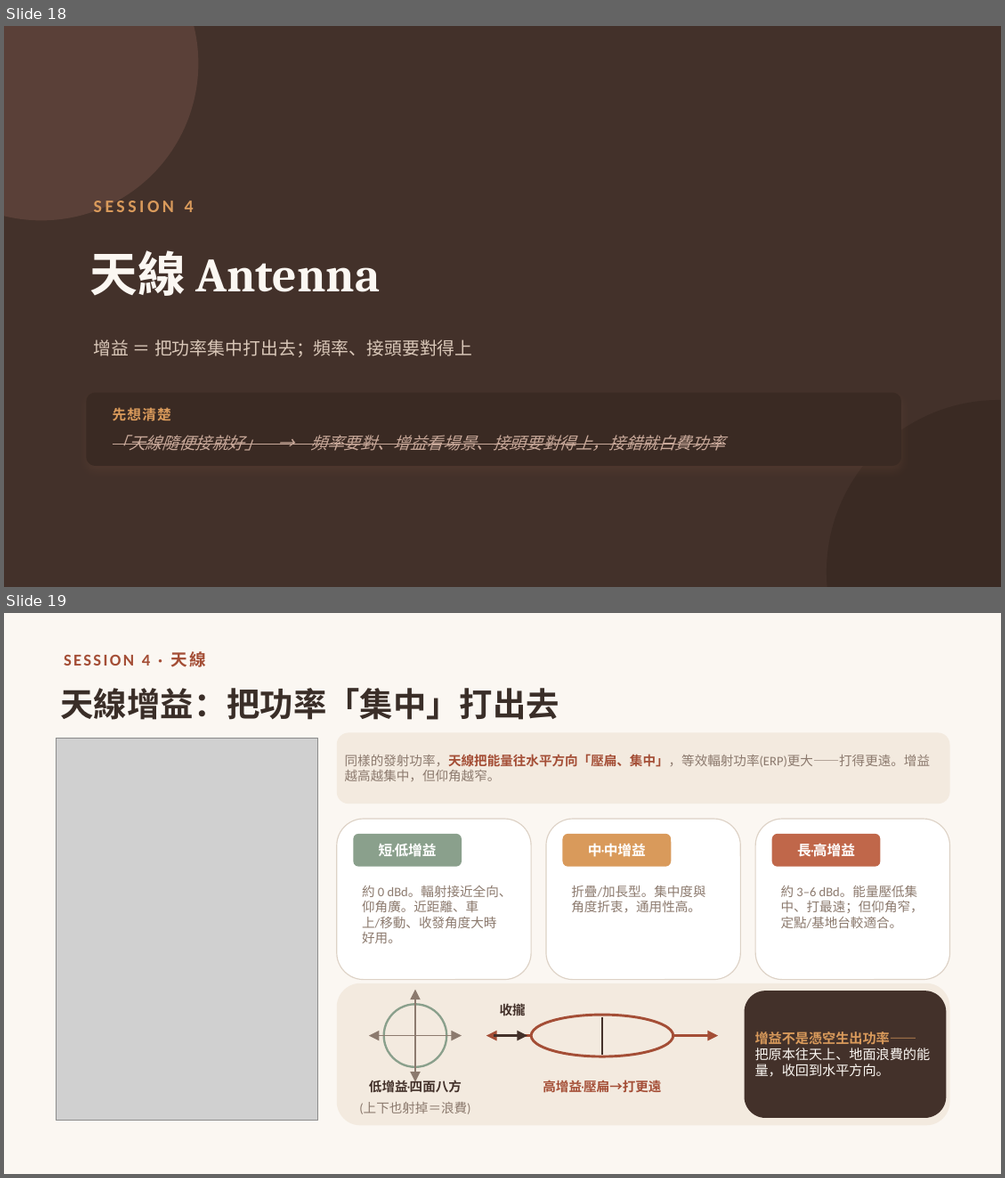
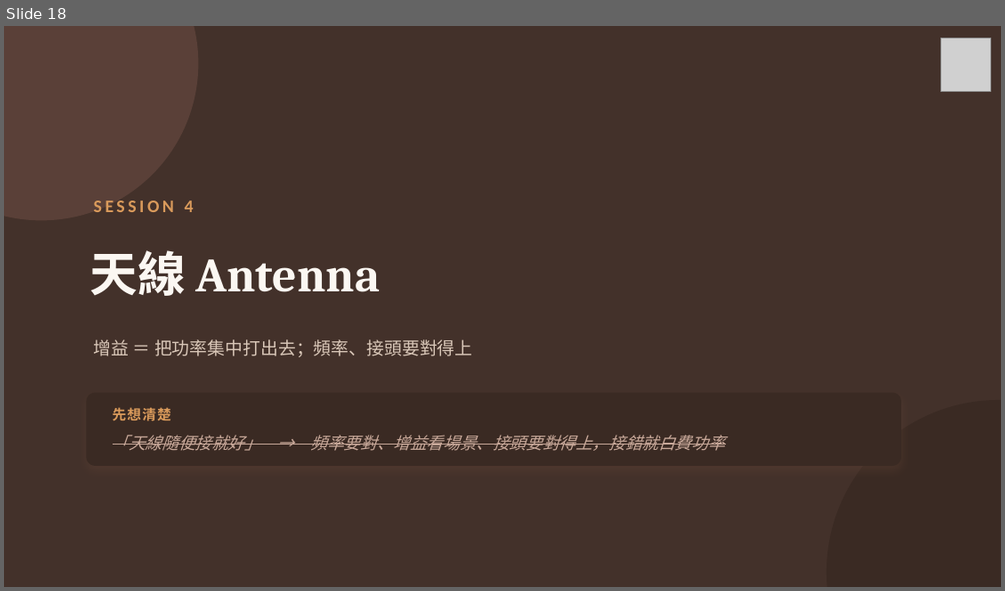
Before and after one commit to winson3QQ/Radio-Advanced, a slide deck: 投影片/進階無線電_第一節_課程投影片.pptx. Shown one above the other, each under a label of ours: slides 18 and 19 before the commit, slide 18 after it. The pictures are 1005x1178 and 1005x591 pixels, drawn with LibreOffice and Linux fonts; fonts in the diff are those of the drawing; grey boxes stand for pictures. Boxes give left, top, right and bottom in pixels: in the first picture for what was removed or moved away, otherwise in the second. Text is boxed around its words. In the diff, an @@ line names an element or a change of style, - is before the commit and + after.

```diff
--- a/投影片/進階無線電_第一節_課程投影片.pptx
+++ b/投影片/進階無線電_第一節_課程投影片.pptx
@@ slide 19 removed at [4,613,1001,1174], background #FBF7F2 @@
@@ text removed at [64,651,206,667] @@
-SESSION 4 · 天線
@@ text removed at [61,688,559,720] @@
-天線增益：把功率「集中」打出去
@@ picture removed at [57,738,318,1121] @@
@@ rounded rectangle removed at [337,732,950,803] @@
-同樣的發射功率，天線把能量往水平方向「壓扁、集中」，等效輻射功率(ERP)更大——打得更遠。增益越高越集中，但仰角越窄。
@@ rounded rectangle removed at [337,819,531,980] @@
@@ rounded rectangle removed at [546,819,741,980] @@
@@ rounded rectangle removed at [755,819,950,980] @@
@@ rounded rectangle removed at [353,834,461,867] @@
-短·低增益
@@ rounded rectangle removed at [563,834,671,867] @@
-中·中增益
@@ rounded rectangle removed at [772,834,881,867] @@
-長·高增益
@@ text removed at [362,885,512,943] @@
-約 0 dBd。輻射接近全向、仰角廣。近距離、車上/移動、收發角度大時好用。
@@ text removed at [571,885,705,912] @@
-折疊/加長型。集中度與角度折衷，通用性高。
@@ text removed at [781,885,923,928] @@
-約 3–6 dBd。能量壓低集中、打最遠；但仰角窄，定點/基地台較適合。
@@ rounded rectangle removed at [337,983,950,1126] @@
@@ ellipse removed at [384,1004,446,1067] @@
@@ arrow removed from (415, 1036) to (415, 989) @@
@@ text removed at [500,1001,526,1018] @@
-收攏
@@ rounded rectangle removed at [744,990,947,1118] @@
-增益不是憑空生出功率——
-把原本往天上、地面浪費的能量，收回到水平方向。
@@ arrow removed from (415, 1036) to (369, 1036) @@
@@ line removed from (415, 1013) to (415, 1058) @@
@@ arrow removed from (415, 1036) to (415, 1082) @@
@@ arrow removed from (415, 1036) to (461, 1036) @@
@@ arrow removed from (531, 1036) to (486, 1036) @@
@@ arrow removed from (494, 1036) to (527, 1036) @@
@@ ellipse removed at [531,1014,673,1056] @@
@@ line removed from (602, 1017) to (602, 1054) @@
@@ arrow removed from (673, 1036) to (718, 1036) @@
@@ text removed at [369,1078,461,1093] @@
-低增益·四面八方
@@ text removed at [542,1079,661,1092] @@
-高增益·壓扁→打更遠
@@ text removed at [359,1102,470,1114] @@
-(上下也射掉＝浪費)
@@ slide 18 changed as well @@
@@ picture added at [941,38,990,92] @@
```
Also in this commit, not shown: 46 other slides changed, 7 slides added, 6 other files.
